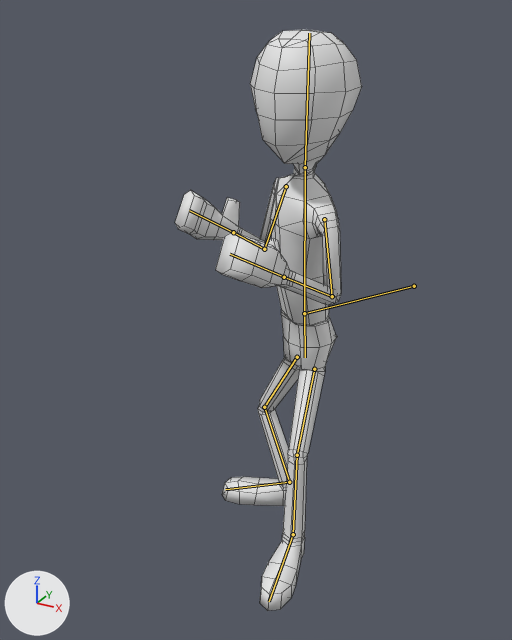
The Blender file UnityProject/Assets/Raw/Graphics/Models/Blend/Actor.blend, before and after one commit.
Camera for both pictures: a camera (50 mm lens) standing at (0.789, -1.719, 1.536) and looking at (-0.093, -0.115, 0.734). The lights are fixed; the arrows at lower left show +X, +Y and +Z. Both versions are drawn at frame 0 of the action 'Pose'; the numbers are the values there. The bones that bend it are drawn over the model as lines. Mesh edges are drawn as thin lines.

Names of what the first picture shows: 'Actor'.
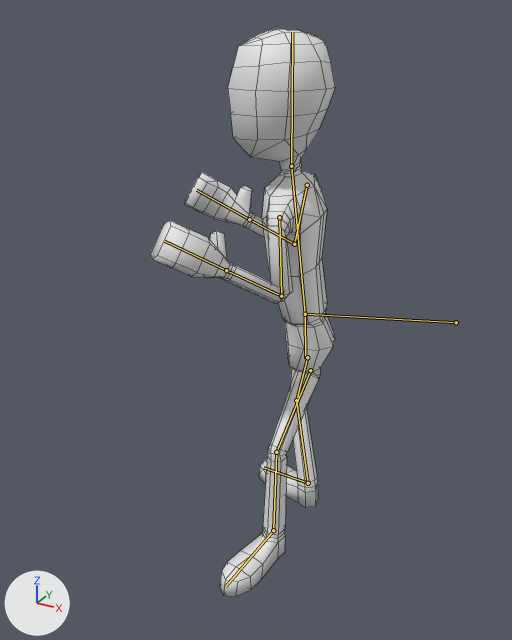
Boxes (x1, y1, x2, y2) around the edits, measured in the pictures (512 x 640 px):
'Actor', posed
    before: (175, 30, 362, 611)
    after: (150, 29, 335, 597)
bone 'Root', root to tip
    before: (414, 286) to (304, 313)
    after: (456, 322) to (305, 314)
bone 'LowerArm.L', root to tip
    before: (332, 296) to (284, 277)
    after: (281, 296) to (226, 270)
bone 'UpperLeg.L', root to tip
    before: (314, 369) to (297, 455)
    after: (310, 370) to (276, 452)

The change, as a list of edits to the scene's bpy script:
```text
Change bone_root:
    where bone_root = bpy.data.objects['Armature'].pose.bones['Root']
    bone_root.location: (0.21, 0.055, 0.052) -> (0.402, 0.278, 0.052)
    bone_root.rotation_quaternion: (0.967, 0.0, 0.0, 0.253) -> (0.822, 0.0, 0.0, 0.569)  # degrees (0, 0, 29) -> degrees (0, 0, 69)
Change bone_lowerarm_l:
    where bone_lowerarm_l = bpy.data.objects['Armature'].pose.bones['LowerArm.L']  # child of 'UpperArm.L'
    bone_lowerarm_l.location: (0.0, 0.0, 0.0) -> (0.063, 0.006, 0.025)
    bone_lowerarm_l.rotation_quaternion: (0.475, -0.259, -0.03, 0.841) -> (0.474, -0.395, -0.128, 0.777)  # degrees (-19, 24, 117) -> degrees (-41, 29, 106)
Change bone_upperleg_l:
    where bone_upperleg_l = bpy.data.objects['Armature'].pose.bones['UpperLeg.L']  # child of 'Pelvis'
    bone_upperleg_l.location: (0.0, 0.0, 0.0) -> (0.015, 0.0, 0.008)
    bone_upperleg_l.rotation_quaternion: (0.933, -0.137, -0.179, 0.281) -> (0.887, -0.188, -0.342, 0.248)  # degrees (-22, -15, 36) -> degrees (-36, -31, 41)
```
